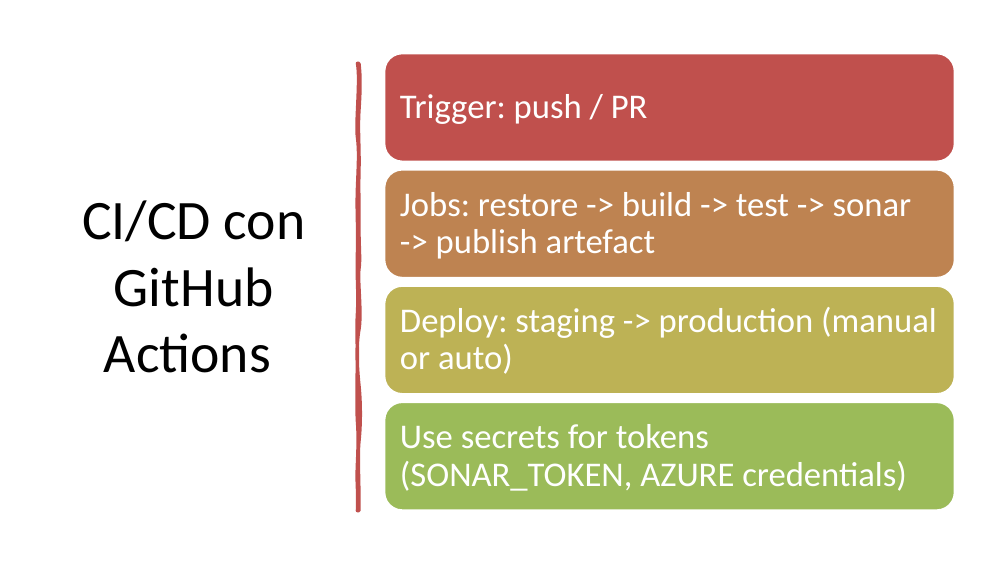
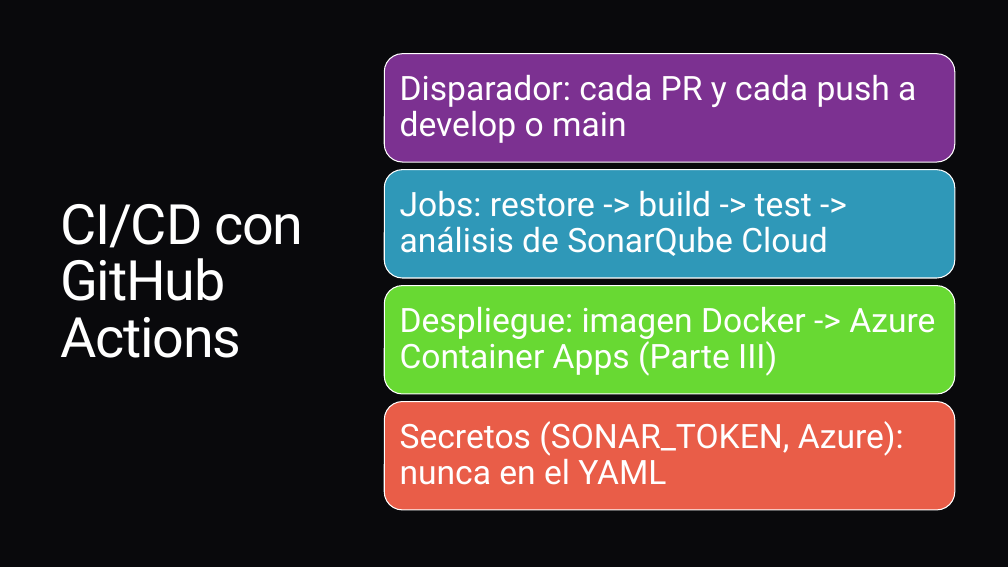
Before and after one commit to ybenzina/formacion-dotnet-junior, a slide deck: slide 15 of docs/masterclasses/masterclass-dotnet-technologies.pptx (slide 13 before the commit). Drawn at 1008x567 pixels with LibreOffice and Linux fonts; fonts in the diff are those of the drawing. Boxes give left, top, right and bottom in pixels: in the first picture for what was removed or moved away, otherwise in the second. Text is boxed around its words. In the diff, an @@ line names an element or a change of style, - is before the commit and + after.

```diff
--- a/docs/masterclasses/masterclass-dotnet-technologies.pptx
+++ b/docs/masterclasses/masterclass-dotnet-technologies.pptx
@@ background #FFFFFF to #09090C @@
@@ title "CI/CD con GitHub Actions" at [60, 204, 303, 358]: font Calibri to Roboto, text colour #000000 to #FFFFFF, letter spacing 0 to -1.1 pt; alignment centre to left; line spacing 1 to 0.85 @@
@@ rounded rectangle at [384, 54, 954, 162]: fill #C0504D to #7C3191; outline #FFFFFF 2 pt to #FFFFFF 1 pt @@
@@ freeform shape removed at [358, 64, 359, 511] @@
@@ text at [400, 74, 916, 143]: text changed; size 33 to 32 pt; font Calibri to Roboto @@
-Trigger: push / PR
+Disparador: cada PR y cada push a develop o main
@@ rounded rectangle at [384, 169, 954, 278]: fill #BE8351 to #2F98B8; outline #FFFFFF 2 pt to #FFFFFF 1 pt @@
@@ text at [400, 190, 828, 256]: text changed; size 33 to 32 pt; font Calibri to Roboto @@
-Jobs: restore -> build -> test -> sonar -> publish artefact
+Jobs: restore -> build -> test -> análisis de SonarQube Cloud
@@ rounded rectangle at [384, 286, 954, 394]: fill #BDB255 to #68D933; outline #FFFFFF 2 pt to #FFFFFF 1 pt @@
@@ text at [400, 306, 935, 376]: text changed; size 33 to 32 pt; font Calibri to Roboto @@
-Deploy: staging -> production (manual or auto)
+Despliegue: imagen Docker -> Azure Container Apps (Parte III)
@@ rounded rectangle at [384, 402, 954, 510]: fill #9BBB59 to #E95D48; outline #FFFFFF 2 pt to #FFFFFF 1 pt @@
@@ text at [400, 421, 904, 485]: text changed; size 33 to 32 pt; font Calibri to Roboto @@
-Use secrets for tokens (SONAR_TOKEN, AZURE credentials)
+Secretos (SONAR_TOKEN, Azure): nunca en el YAML
```
Also in this commit, not shown: 8 other slides changed, 36 slides added, 16 slides removed, 9 other files.
